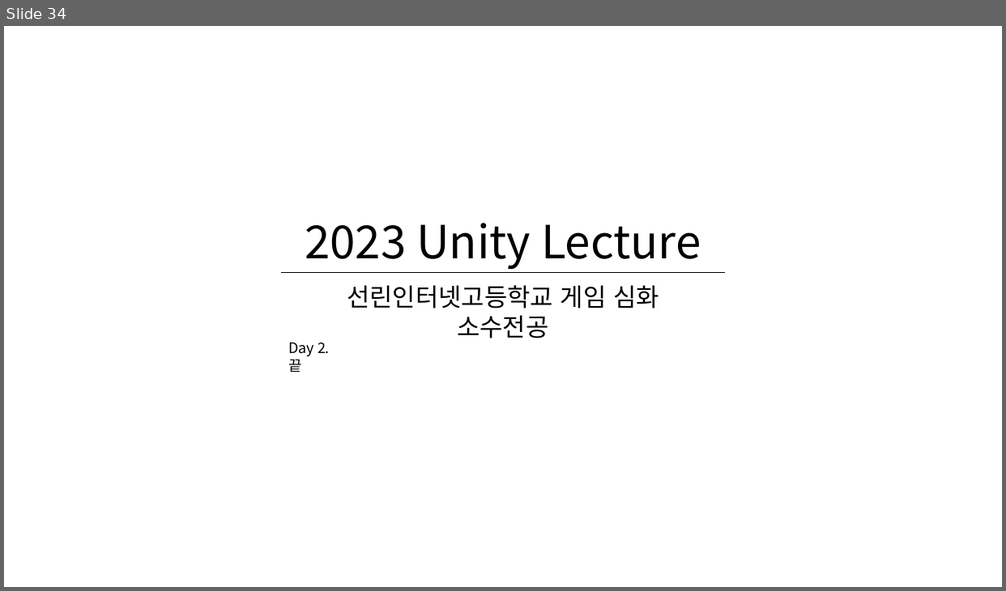
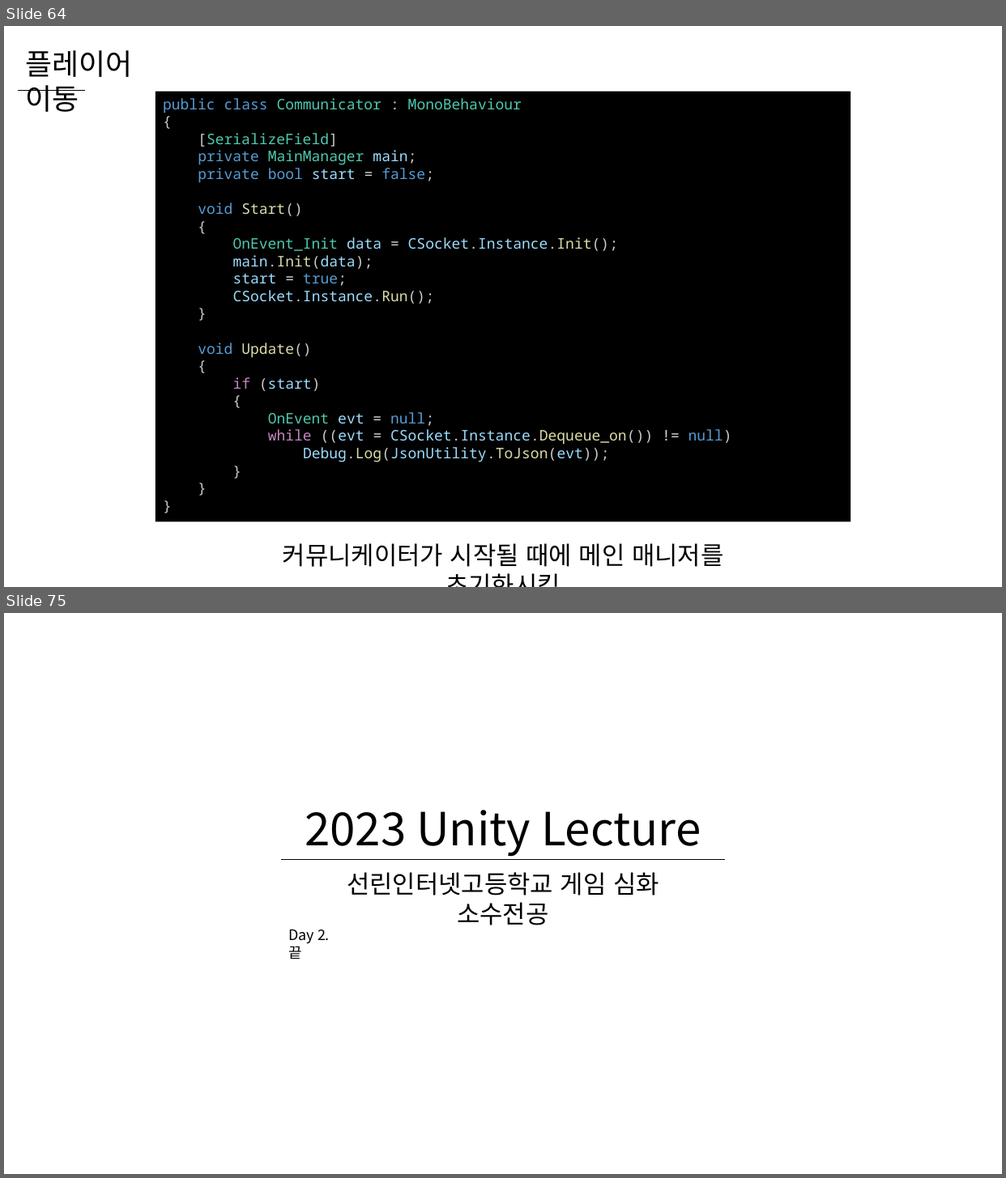
Before and after one commit to WooLyung/2023-Unity-Lecture, a slide deck: Day 2.pptx. Shown one above the other, each under a label of ours: slide 34 before the commit, slides 64 and 75 after it; the slides between them are not shown. The pictures are 1006x591 and 1006x1178 pixels, drawn with LibreOffice and Linux fonts; fonts in the diff are those of the drawing. Boxes give left, top, right and bottom in pixels: in the first picture for what was removed or moved away, otherwise in the second. Text is boxed around its words. In the diff, an @@ line names an element or a change of style, - is before the commit and + after.

```diff
--- a/Day 2.pptx
+++ b/Day 2.pptx
@@ slide 64 added at (4, 26, 1002, 587), background #FFFFFF @@
@@ text added at (25, 50, 132, 112), 28 pt, text #000000 @@
+플레이어 이동
@@ line added from (19, 90) to (85, 90), #000000 0.5 pt @@
@@ rectangle added at (155, 91, 850, 523), fill #000000, 14 pt, text #9CDCFE @@
+public class Communicator : MonoBehaviour
+{
+[SerializeField]
+private MainManager main;
+private bool start = false;
+void Start()
+{
+OnEvent_Init data = CSocket.Instance.Init();
+main.Init(data);
+start = true;
+CSocket.Instance.Run();
+}
+void Update()
+{
+if (start)
+{
+OnEvent evt = null;
+while ((evt = CSocket.Instance.Dequeue_on()) != null)
+Debug.Log(JsonUtility.ToJson(evt));
+}
+}
+}
@@ text added at (283, 544, 723, 567), 24 pt, text #000000 @@
+커뮤니케이터가 시작될 때에 메인 매니저를 초기화시킴
@@ what was slide 34 is now slide 75 @@
```
Also in this commit, not shown: 2 slides changed, 40 other slides added, 27 other files.
